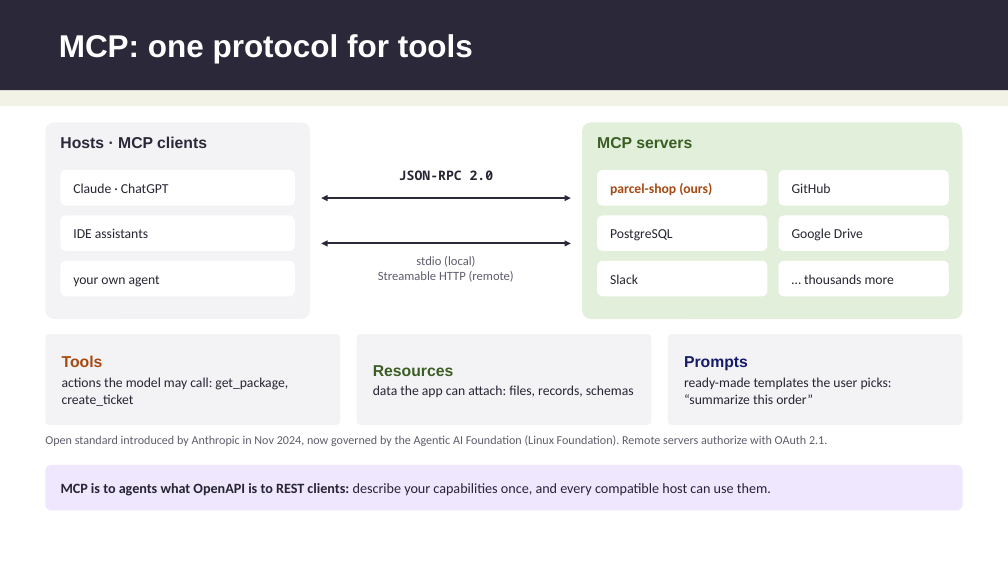
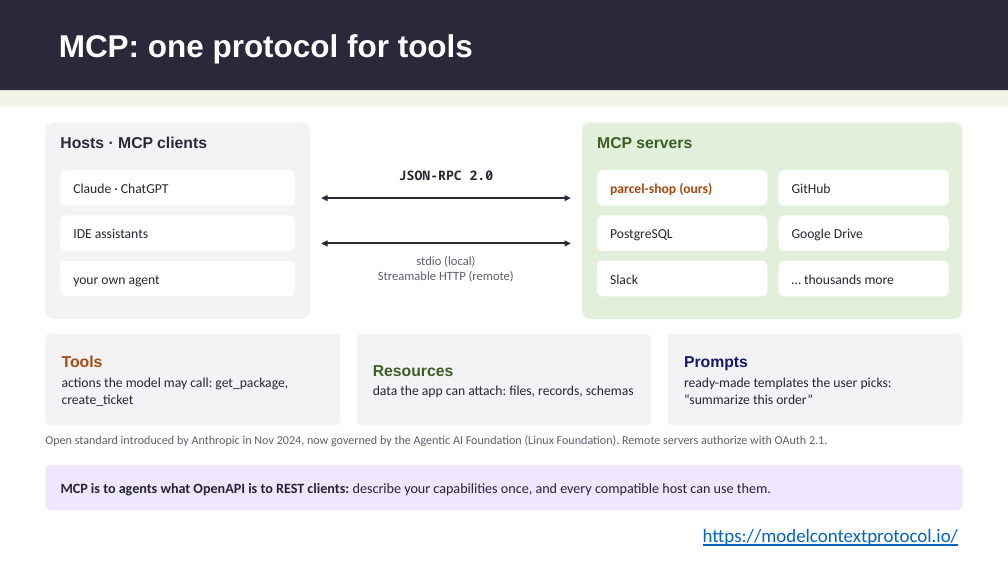
Before and after one commit to blaztoma/webapps-metodine, a slide deck: slide 15 of llm/slides/LLM_integration_2026.pptx. Drawn at 1008x567 pixels with LibreOffice and Linux fonts; fonts in the diff are those of the drawing. Boxes give left, top, right and bottom in pixels: in the first picture for what was removed or moved away, otherwise in the second. Text is boxed around its words. In the diff, an @@ line names an element or a change of style, - is before the commit and + after.

Commit message:
Skaidrė 15: nuoroda į modelcontextprotocol.io

```diff
--- a/llm/slides/LLM_integration_2026.pptx
+++ b/llm/slides/LLM_integration_2026.pptx
@@ text added at bbox=[703, 529, 958, 546], 18 pt, text #0563C1, underline @@
+https://modelcontextprotocol.io/
```
